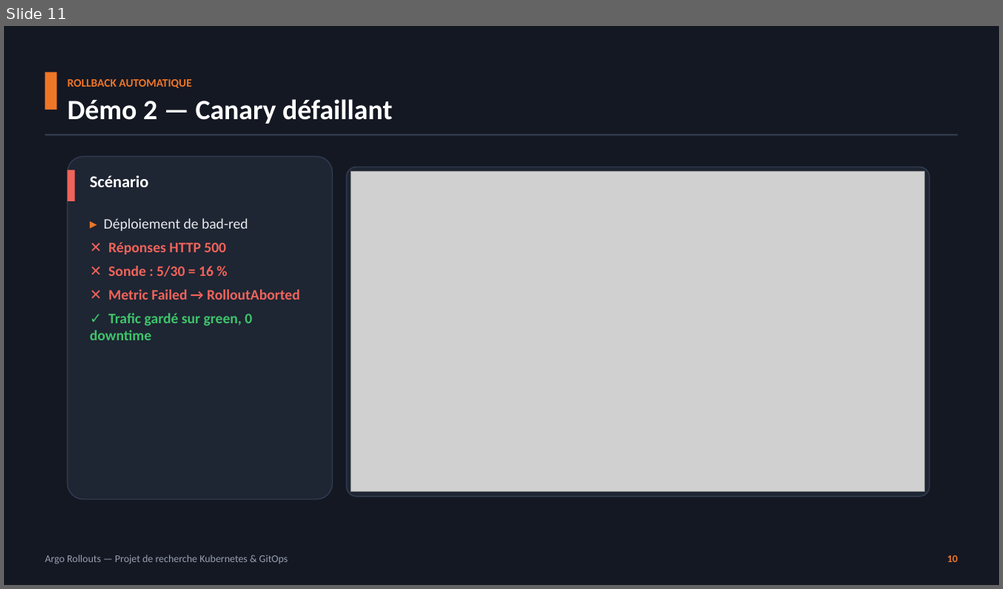
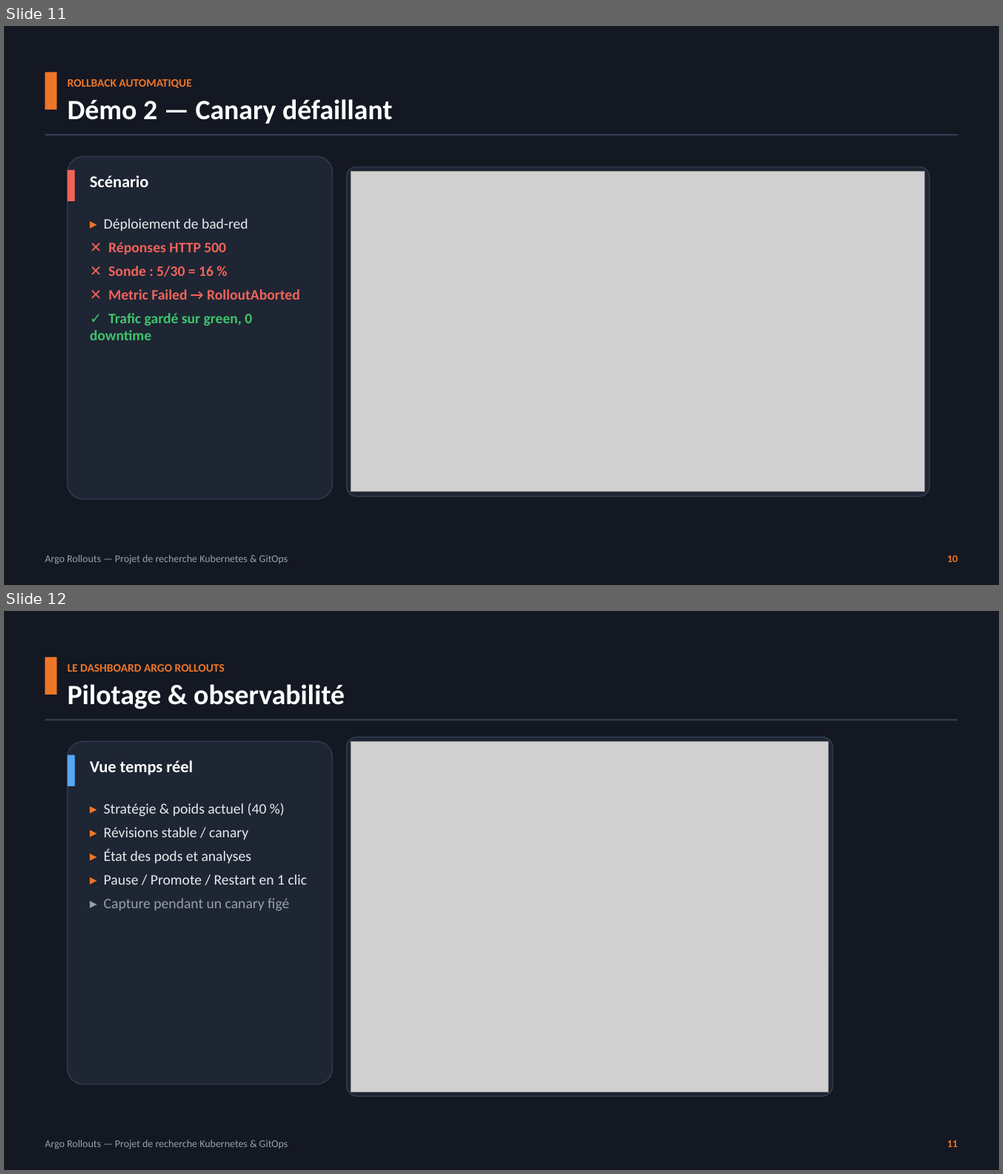
Before and after one commit to Louis-JB/argo-rollouts-demo, a slide deck: slides/argo-rollouts.pptx. Shown one above the other, each under a label of ours: slide 11 before the commit, slides 11 and 12 after it. The pictures are 1003x589 and 1003x1174 pixels, drawn with LibreOffice and Linux fonts; fonts in the diff are those of the drawing; grey boxes stand for pictures. Boxes give left, top, right and bottom in pixels: in the first picture for what was removed or moved away, otherwise in the second. Text is boxed around its words. In the diff, an @@ line names an element or a change of style, - is before the commit and + after.

Commit message:
Captures navigateur réelles (Playwright + Chromium système)
- Grille colorée multi-versions via NodePort (split de trafic visible)
- Dashboard Argo Rollouts capturé pendant un canary (weight 40)
- Nouvelle slide 'Pilotage & observabilité' (14 slides au total)

```diff
--- a/slides/argo-rollouts.pptx
+++ b/slides/argo-rollouts.pptx
@@ slide 12 added at box(4, 611, 999, 1170), background #141823 @@
@@ rectangle added at box(45, 658, 57, 695), fill #EF7627 @@
@@ text added at box(68, 664, 344, 709), 11 pt, text #EF7627, bold @@
+LE DASHBOARD ARGO ROLLOUTS
+Pilotage & observabilité
@@ rectangle added at box(45, 719, 958, 721), fill #323C4F @@
@@ rounded rectangle added at box(68, 741, 333, 1085), fill #1E2533, outline #323C4F 1 pt @@
@@ rounded rectangle added at box(347, 737, 833, 1096), fill #1E2533, outline #323C4F 1 pt @@
@@ picture added at box(351, 741, 828, 1092) @@
@@ rectangle added at box(68, 755, 75, 786), fill #55A8F5 @@
@@ text added at box(90, 760, 193, 775), 16 pt, text #FFFFFF, bold @@
+Vue temps réel
@@ text added at box(104, 803, 307, 911), 14 pt, text #E8EAED @@
+▸ Stratégie & poids actuel (40 %)
+▸ Révisions stable / canary
+▸ État des pods et analyses
+▸ Pause / Promote / Restart en 1 clic
+▸ Capture pendant un canary figé
@@ text added at box(45, 1140, 288, 1150), 10 pt, text #979FB0 @@
+Argo Rollouts — Projet de recherche Kubernetes & GitOps
@@ text added at box(947, 1141, 957, 1147), 10 pt, text #EF7627, bold @@
+11
```
Also in this commit, not shown: 2 slides changed, 5 other files.
